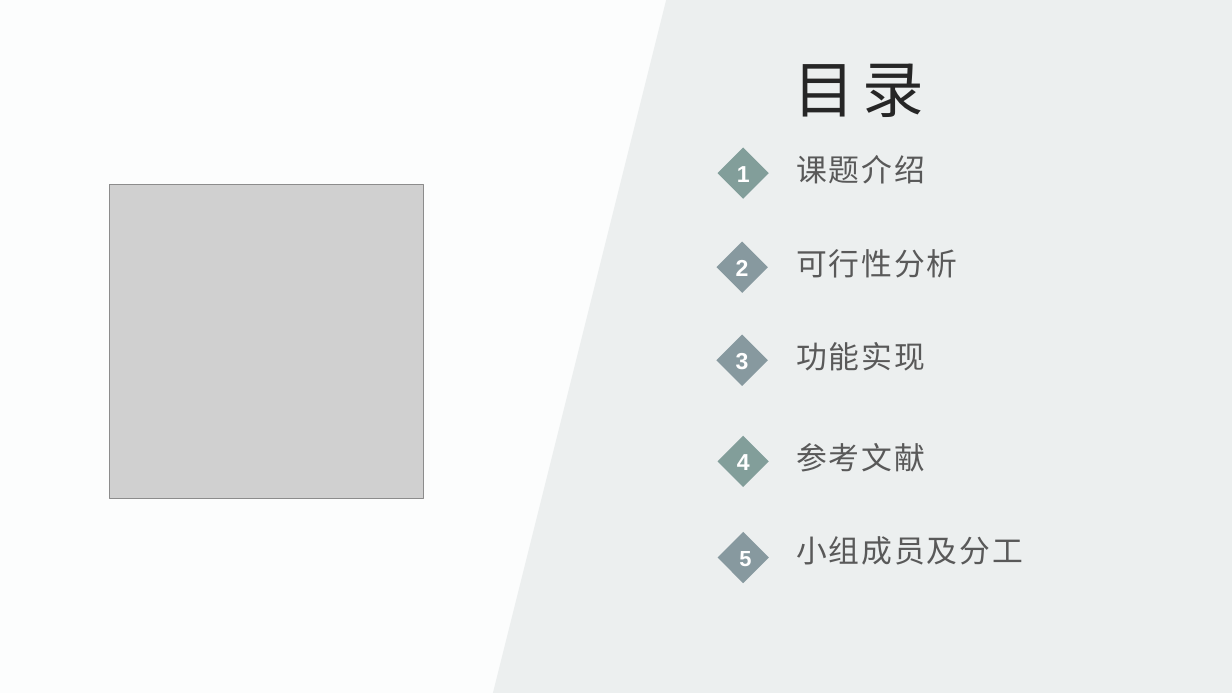
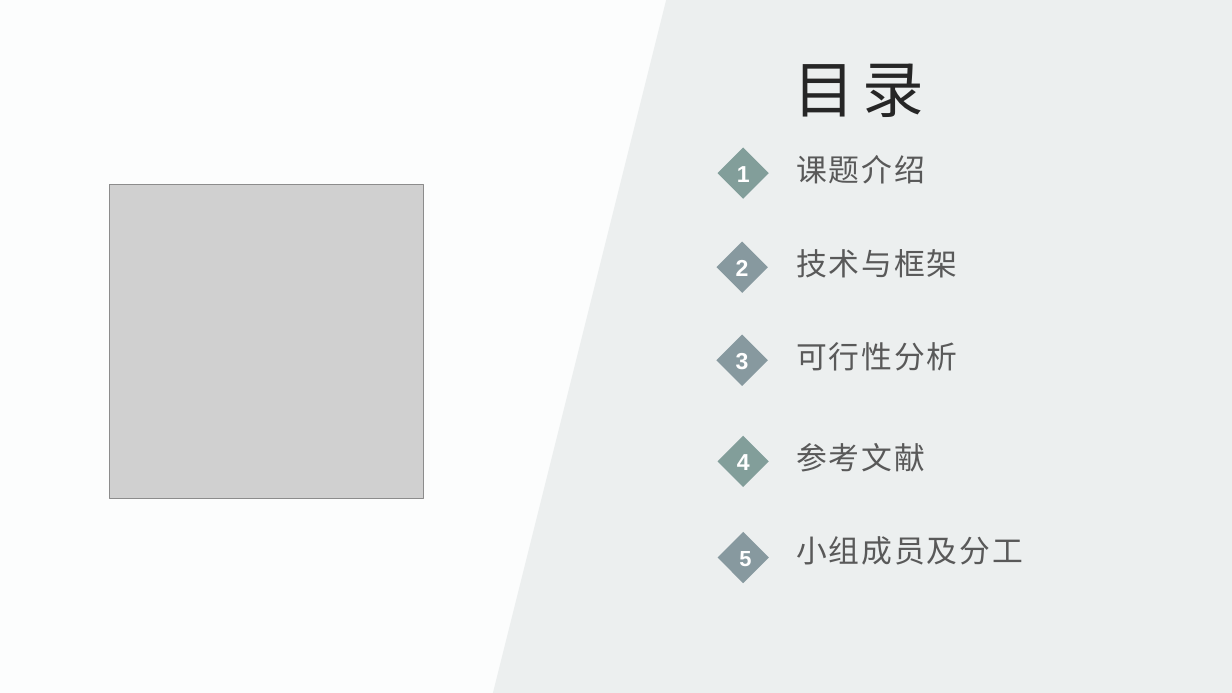
Before and after one commit to Cozymyz/SE2020-CityNorthBook, a slide deck: slide 2 of 项目介绍/SE2020-G10-项目介绍1.0.2.pptx. Drawn at 1232x693 pixels with LibreOffice and Linux fonts; fonts in the diff are those of the drawing; grey boxes stand for pictures; background and template pictures are left out. Boxes give left, top, right and bottom in pixels: in the first picture for what was removed or moved away, otherwise in the second. Text is boxed around its words. In the diff, an @@ line names an element or a change of style, - is before the commit and + after.

```diff
--- a/项目介绍/SE2020-G10-项目介绍1.0.2.pptx
+++ b/项目介绍/SE2020-G10-项目介绍1.0.2.pptx
@@ text added at (796,249,958,278), 24 pt, text #595959 @@
+技术与框架
@@ text "可行性分析": place and size @@
-text "可行性分析" at (796,249,958,278)
+text "可行性分析" at (796,342,958,371)
@@ text removed at (796,342,925,371) @@
-功能实现
```
Also in this commit, not shown: 4 other slides changed.
